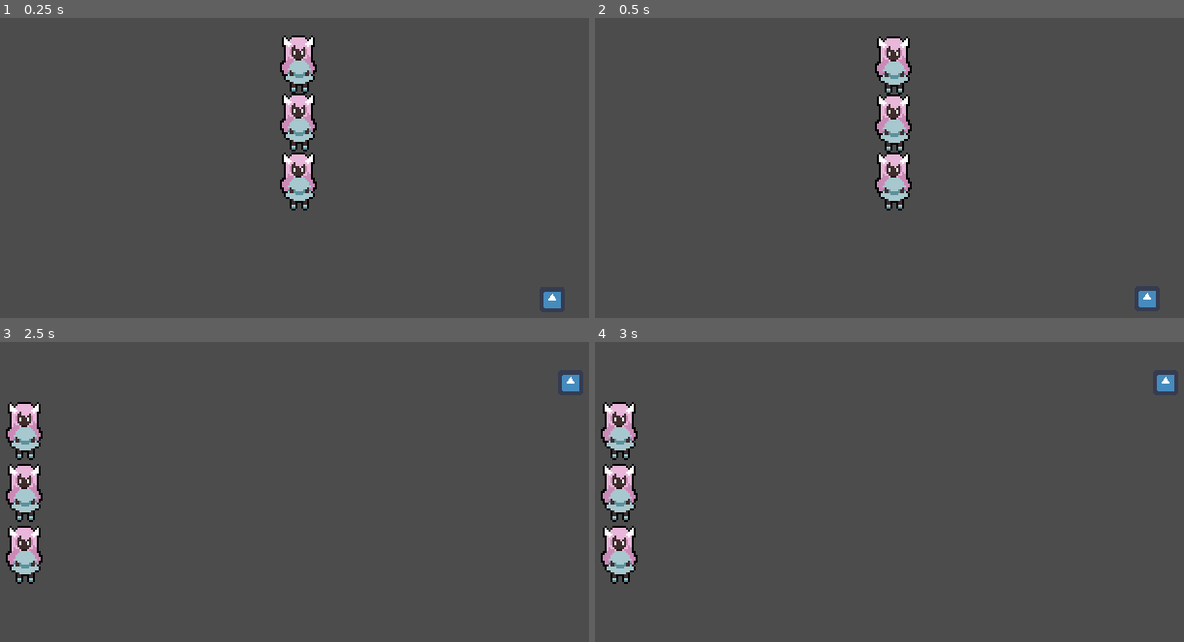
Above: before the commit, frames 1-4 (two rows, left to right).
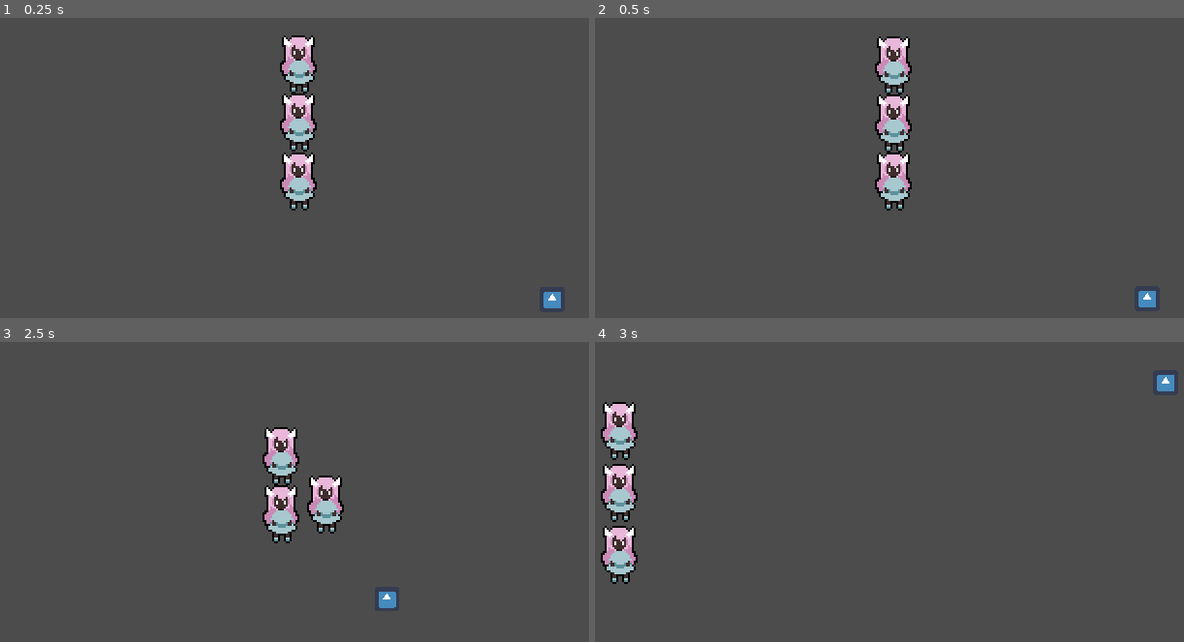
Above: after the commit, the same moments.

Repository: jalvarez2016/Dream-Away
Game: Godot game, scene res://World.tscn
Two runs of this game, one before a commit and one after it. Both use one fixed random seed, a clock stepped at 60 frames per second and the inputs below. The engine's default icon, where the game draws it, is replaced by a stand-in: a white triangle on a blue panel in a dark square.
Inputs:
- Up to frame 1 (0.25 s): no input
- Up to frame 2 (0.5 s): no input
- Up to frame 3 (2.5 s): hold Right (ui_right) 0.53-1.28 s; tap Z (ui_action) at 0.6, 1.35, 2.1 s; hold Escape (ui_back, bound only after the commit) 1.28-2.03 s; hold Right (ui_right) from 2.03 s (still down)
- Up to frame 4 (3 s): release Right (ui_right) at 2.78 s; hold Up (ui_up) from 2.78 s (still down); tap Z (ui_action) at 2.85 s

Frames 1-2 are identical in both runs. In frame 3, 5.9% of the frame differs, in the area x 0-99%, y 10-89%; in frame 4, nothing differs.

Commit message:
Add battle action select

Diff:
--- a/ActionSelector.gd
+++ b/ActionSelector.gd
@@ -1,5 +1,6 @@
 extends Node2D
 
+onready var actionLabel = $ActionLabel
 enum {
 	ATTACK,
 	SKILL,
@@ -7,30 +8,96 @@
 	ITEM,
 	RUN
 }
-var actionTypes = [ATTACK, SKILL, STYLE, ITEM, RUN]
 var actions
-var current_action = actionTypes.pop_front()
+var current_action
 
 func _ready():
 	actions = get_node("Actions").get_children()
+	current_action = actions.pop_front()
 
-func _process(delta):
-	var input_vector = Vector2.ZERO
-	input_vector.x = Input.get_action_strength("ui_right") - Input.get_action_strength("ui_left")
-	input_vector = input_vector.normalized()
+func _process(_delta):
 
-	if input_vector.x > 0:
+	if Input.is_action_just_pressed("ui_right"):
 		_rotate_right()
-	elif input_vector.x < 0:
+	elif Input.is_action_just_pressed("ui_left"):
 		_rotate_left()
 
+	if Input.is_action_just_pressed("ui_action"):
+#		open currently selected actions' panels
+		pass
+	elif Input.is_action_just_pressed("ui_back"):
+		# go back to the selection and closing any opened panels
+		pass
+
 func _rotate_right():
-	actionTypes.append(current_action);
-	current_action = actionTypes.pop_front()
-#	rotation logic and scaling
+	var temp = {}
+
+	for i in range(0, actions.size()):
+		if i == 0 :
+			var current = actions[i]
+			var prev = current_action
+
+			temp = {
+				"position": current.position,
+				"scale": current.scale,
+				"z_index": current.z_index
+			}
+
+			current.position = prev.position
+			current.scale = prev.scale
+			current.z_index = prev.z_index
+
+		else:
+			var current = actions[i]
+			var prev = temp
+
+			temp = {
+				"position": current.position,
+				"scale": current.scale,
+				"z_index": current.z_index
+			}
+
+			current.position = prev.position
+			current.scale = prev.scale
+			current.z_index = prev.z_index
+
+	current_action.position = temp.position
+	current_action.scale = temp.scale
+	current_action.z_index = temp.z_index
+
+	actions.push_back(current_action)
+	current_action = actions.pop_front()
+	_update_action_label(current_action.get_name())
 
 func _rotate_left():
-	actionTypes.push_front(current_action)
-	current_action = actionTypes.pop_back()
-#	rotation logic and scaling
+	var firstPos = actions[0].position
+	var firstScale = actions[0].scale
+	var firstIndex = actions[0].z_index
+
+	for i in range(0, actions.size()):
+		if i == actions.size() - 1:
+			var current = actions[i]
+			var next = actions[0]
+
+			current.position = current_action.position
+			current.scale = current_action.scale
+			current.z_index = current_action.z_index
+		else:
+			var current = actions[i]
+			var next = actions[i+1]
+
+			current.position = next.position
+			current.scale = next.scale
+			current.z_index = next.z_index
+
+	current_action.position = firstPos
+	current_action.scale = firstScale
+	current_action.z_index = firstIndex
+
+	actions.push_front(current_action)
+	current_action = actions.pop_back()
+	_update_action_label(current_action.get_name())
+
+func _update_action_label(updated_text):
+	actionLabel.text = updated_text;
 	pass
--- a/Enemies/Enemy.gd
+++ b/Enemies/Enemy.gd
@@ -8,7 +8,6 @@
 var state = WANDER
 var player = null
 var WALK_SPEED = 80
-
 
 func _can_see_Player():
 	return player != null
--- a/Enemies/Enemy.tscn
+++ b/Enemies/Enemy.tscn
@@ -9,10 +9,12 @@
 [sub_resource type="CircleShape2D" id=2]
 radius = 50.242
 
+[sub_resource type="CircleShape2D" id=3]
+
 [node name="Enemy" type="KinematicBody2D" groups=["Enemy"]]
 script = ExtResource( 2 )
 
-[node name="HitBox" type="CollisionShape2D" parent="."]
+[node name="DefaultCollider" type="CollisionShape2D" parent="."]
 shape = SubResource( 1 )
 
 [node name="Sprite" type="Sprite" parent="."]
@@ -26,5 +28,10 @@
 
 [node name="Stats" parent="." instance=ExtResource( 3 )]
 
+[node name="HitBox" type="Area2D" parent="."]
+
+[node name="CollisionShape2D" type="CollisionShape2D" parent="HitBox"]
+shape = SubResource( 3 )
+
 [connection signal="area_entered" from="DetectionZone" to="." method="_on_can_see_player"]
 [connection signal="area_exited" from="DetectionZone" to="." method="_on_DetectionZone_area_exited"]
--- a/Players/Player.gd
+++ b/Players/Player.gd
@@ -53,11 +53,11 @@
 
 func _on_PlayerBattleArea_area_entered(area):
 	var parentNode = get_node("../../")
-	if area.find_parent("Enemy") && !isBattling:
+	var isHitBox = area.get_name() == "HitBox"
+	if area.find_parent("Enemy") && !isBattling && isHitBox:
 		isBattling = !isBattling
 		var allies = get_tree().get_nodes_in_group('Ally')
 		var enemies = [area.find_parent("Enemy")]
-		print(enemies)
 		for player in allies:
 			parentNode.level_parameters.players.append(parentNode._deconstruct_node(player))
 			player.queue_free()
--- a/Utils/Action_Selector.tscn
+++ b/Utils/Action_Selector.tscn
@@ -1,13 +1,31 @@
-[gd_scene load_steps=4 format=2]
+[gd_scene load_steps=13 format=2]
 
-[ext_resource path="res://icon.png" type="Texture" id=1]
+[ext_resource path="res://Utils/Run.png" type="Texture" id=1]
 [ext_resource path="res://ActionSelector.gd" type="Script" id=2]
 [ext_resource path="res://Fonts/Bungee.tres" type="DynamicFont" id=3]
+[ext_resource path="res://Utils/Attack.png" type="Texture" id=4]
+[ext_resource path="res://Utils/Style.png" type="Texture" id=5]
+[ext_resource path="res://Utils/Skill.png" type="Texture" id=6]
+[ext_resource path="res://Utils/Item.png" type="Texture" id=7]
+
+[sub_resource type="CircleShape2D" id=1]
+
+[sub_resource type="CircleShape2D" id=2]
+radius = 7.07107
+
+[sub_resource type="CircleShape2D" id=3]
+radius = 7.07107
+
+[sub_resource type="CircleShape2D" id=4]
+radius = 7.07107
+
+[sub_resource type="CircleShape2D" id=5]
+radius = 7.07107
 
 [node name="Action Selector" type="Node2D"]
 script = ExtResource( 2 )
 
-[node name="Label" type="Label" parent="."]
+[node name="ActionLabel" type="Label" parent="."]
 anchor_left = 0.5
 anchor_top = 0.5
 anchor_right = 0.5
@@ -23,30 +41,55 @@
 
 [node name="Actions" type="Node2D" parent="."]
 
-[node name="Attack" type="Sprite" parent="Actions"]
+[node name="Attack" type="KinematicBody2D" parent="Actions"]
 position = Vector2( 0, 20 )
 scale = Vector2( 0.5, 0.5 )
 z_index = 2
-texture = ExtResource( 1 )
 
-[node name="Skill" type="Sprite" parent="Actions"]
+[node name="AttackSprite" type="Sprite" parent="Actions/Attack"]
+texture = ExtResource( 4 )
+
+[node name="CollisionShape2D" type="CollisionShape2D" parent="Actions/Attack"]
+shape = SubResource( 1 )
+
+[node name="Skill" type="KinematicBody2D" parent="Actions"]
 position = Vector2( 40, 10 )
 scale = Vector2( 0.2, 0.2 )
 z_index = 1
+
+[node name="Skill" type="Sprite" parent="Actions/Skill"]
+texture = ExtResource( 6 )
+
+[node name="CollisionShape2D" type="CollisionShape2D" parent="Actions/Skill"]
+shape = SubResource( 2 )
+
+[node name="Style" type="KinematicBody2D" parent="Actions"]
+position = Vector2( 20, 0 )
+scale = Vector2( 0.2, 0.2 )
+
+[node name="Style" type="Sprite" parent="Actions/Style"]
+texture = ExtResource( 5 )
+
+[node name="CollisionShape2D" type="CollisionShape2D" parent="Actions/Style"]
+shape = SubResource( 3 )
+
+[node name="Item" type="KinematicBody2D" parent="Actions"]
+position = Vector2( -20, 0 )
+scale = Vector2( 0.2, 0.2 )
+
+[node name="Item" type="Sprite" parent="Actions/Item"]
+texture = ExtResource( 7 )
+
+[node name="CollisionShape2D" type="CollisionShape2D" parent="Actions/Item"]
+shape = SubResource( 4 )
+
+[node name="Run" type="KinematicBody2D" parent="Actions"]
+position = Vector2( -40, 10 )
+scale = Vector2( 0.2, 0.2 )
+z_index = 1
+
+[node name="Run" type="Sprite" parent="Actions/Run"]
 texture = ExtResource( 1 )
 
-[node name="Style" type="Sprite" parent="Actions"]
-position = Vector2( 19, 0 )
-scale = Vector2( 0.2, 0.2 )
-texture = ExtResource( 1 )
-
-[node name="Item" type="Sprite" parent="Actions"]
-position = Vector2( -19, -1 )
-scale = Vector2( 0.2, 0.2 )
-texture = ExtResource( 1 )
-
-[node name="Run" type="Sprite" parent="Actions"]
-position = Vector2( -35, 12 )
-scale = Vector2( 0.2, 0.2 )
-z_index = 1
-texture = ExtResource( 1 )
+[node name="CollisionShape2D" type="CollisionShape2D" parent="Actions/Run"]
+shape = SubResource( 5 )
--- /dev/null
+++ b/Utils/BattleData.tscn
@@ -0,0 +1,6 @@
+[gd_scene load_steps=2 format=2]
+
+[ext_resource path="res://Utils/BattleData.gd" type="Script" id=1]
+
+[node name="BattleData" type="Node2D"]
+script = ExtResource( 1 )
--- a/Utils/BattleScript.gd
+++ b/Utils/BattleScript.gd
@@ -1,11 +1,11 @@
 extends Node2D
 
 var level_parameters
+var everyone = []
 onready var pContainer = $PlayerContainer
 onready var eContainer = $EnemiesContainer
 
 func _ready():
-	print(pContainer, eContainer)
 	var players = level_parameters.players
 	var enemies = level_parameters.enemies
 	var counter = 0
@@ -17,6 +17,10 @@
 		counter += 1
 		_create_enemy(enemy, counter)
 
+	everyone.append_array(players)
+	everyone.append_array(enemies)
+	_set_turn_order(everyone)
+
 # Called every frame. 'delta' is the elapsed time since the previous frame.
 func _process(_delta):
 	pass
@@ -26,7 +30,6 @@
 	var stats = battlePlayer.get_node("Stats")
 	var sprite = battlePlayer.get_node("Sprite")
 	var newSprite = load(nodeData.sprite)
-	print(nodeData.sprite)
 
 #	Set individual player stats
 	battlePlayer.set_name(nodeData.name)
@@ -65,3 +68,7 @@
 #	Set individual player position
 	battleEnemy.position = Vector2(300, (150/5) * index)
 	add_child(battleEnemy)
+
+func _set_turn_order(characters):
+	for character in characters:
+		print(character.battleInfo.speed)
--- a/World.tscn
+++ b/World.tscn
@@ -265,6 +265,9 @@
 texture = ExtResource( 1 )
 hframes = 60
 
+[node name="Stats" parent="YSort/Player" index="3"]
+speed = 12
+
 [node name="Lia" parent="YSort" instance=ExtResource( 2 )]
 position = Vector2( 160, 55 )
 
@@ -288,6 +291,9 @@
 anims/RightIdle = ExtResource( 7 )
 anims/RightWalk = ExtResource( 9 )
 
+[node name="Stats" parent="YSort/Lia" index="3"]
+speed = 5
+
 [node name="Seigi" parent="YSort" instance=ExtResource( 2 )]
 position = Vector2( 160, 20 )
 
@@ -311,6 +317,9 @@
 anims/RightIdle = SubResource( 25 )
 anims/RightWalk = SubResource( 26 )
 
+[node name="Stats" parent="YSort/Seigi" index="3"]
+speed = 20
+
 [node name="Enemy" parent="YSort" instance=ExtResource( 5 )]
 position = Vector2( 290.535, 154.57 )
 
--- a/project.godot
+++ b/project.godot
@@ -81,6 +81,12 @@
 "events": [ Object(InputEventKey,"resource_local_to_scene":false,"resource_name":"","device":0,"alt":false,"shift":false,"control":false,"meta":false,"command":false,"pressed":false,"scancode":90,"physical_scancode":0,"unicode":0,"echo":false,"script":null)
  ]
 }
+ui_back={
+"deadzone": 0.5,
+"events": [ Object(InputEventKey,"resource_local_to_scene":false,"resource_name":"","device":0,"alt":false,"shift":false,"control":false,"meta":false,"command":false,"pressed":false,"scancode":16777217,"physical_scancode":0,"unicode":0,"echo":false,"script":null)
+, Object(InputEventKey,"resource_local_to_scene":false,"resource_name":"","device":0,"alt":false,"shift":false,"control":false,"meta":false,"command":false,"pressed":false,"scancode":88,"physical_scancode":0,"unicode":0,"echo":false,"script":null)
+ ]
+}
 
 [physics]
 
Not shown: 1 places in Enemies/Enemy.tscn that only renumber resources
Binary file added: Utils/Attack.png
Not shown, added: Utils/Attack.png.import
Binary file added: Utils/Item.png
Not shown, added: Utils/Item.png.import
Binary file added: Utils/Run.png
Not shown, added: Utils/Run.png.import
Binary file added: Utils/Skill.png
Not shown, added: Utils/Skill.png.import
Binary file added: Utils/Style.png
Not shown, added: Utils/Style.png.import
